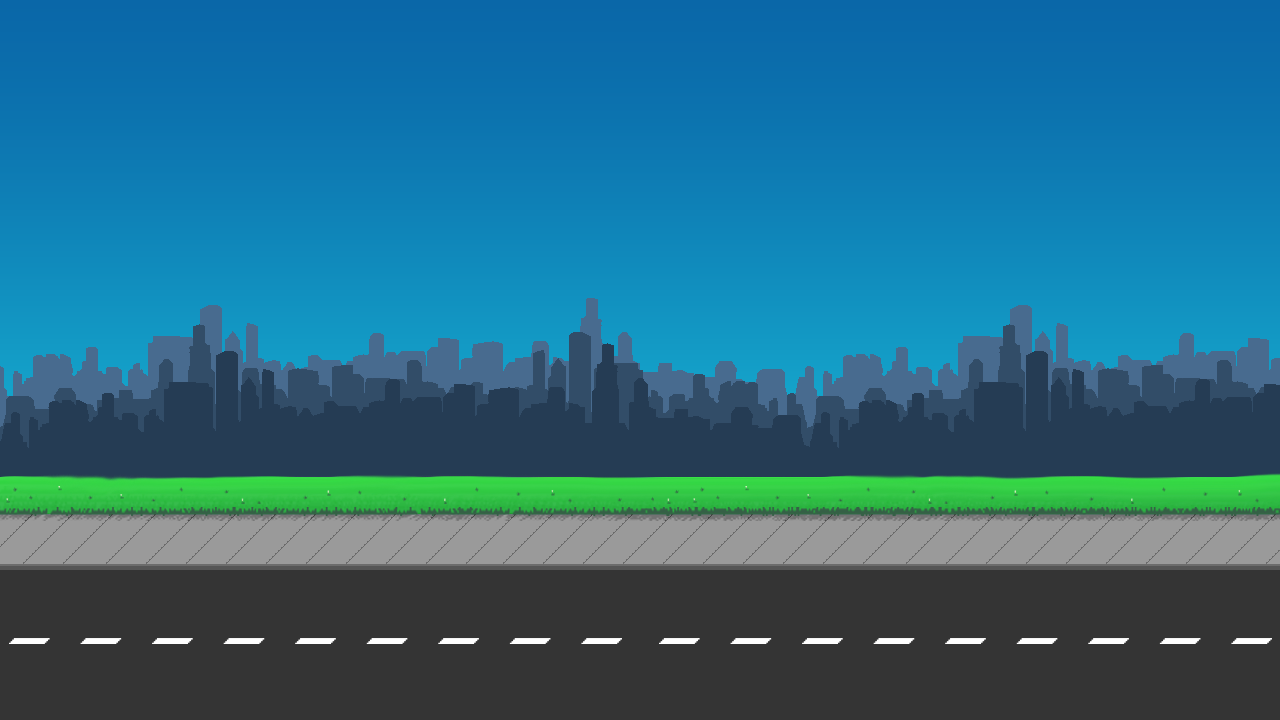
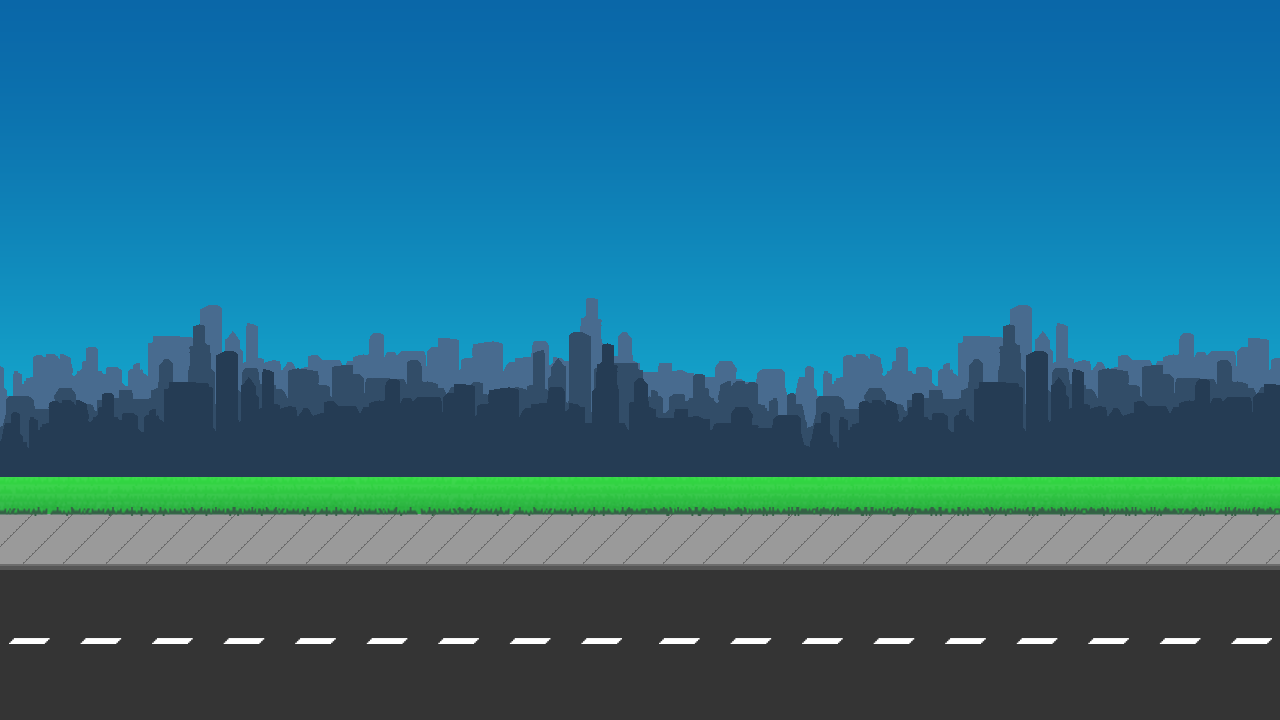
Comparing the layer stacks of the two (1280, 720) images. Changes:
hid "Layer 6 copy 7" over (x1=0, y1=512, x2=1280, y2=521)
hid group "Snippets" (2 layers) over (x1=6, y1=486, x2=1259, y2=504)
hid "Layer 7 copy 9" over (x1=6, y1=486, x2=679, y2=504)
hid "Group 1 copy 2" over (x1=1, y1=473, x2=1280, y2=514)
showed group "Group 1" (2 layers) over (x1=3, y1=477, x2=1280, y2=514)
